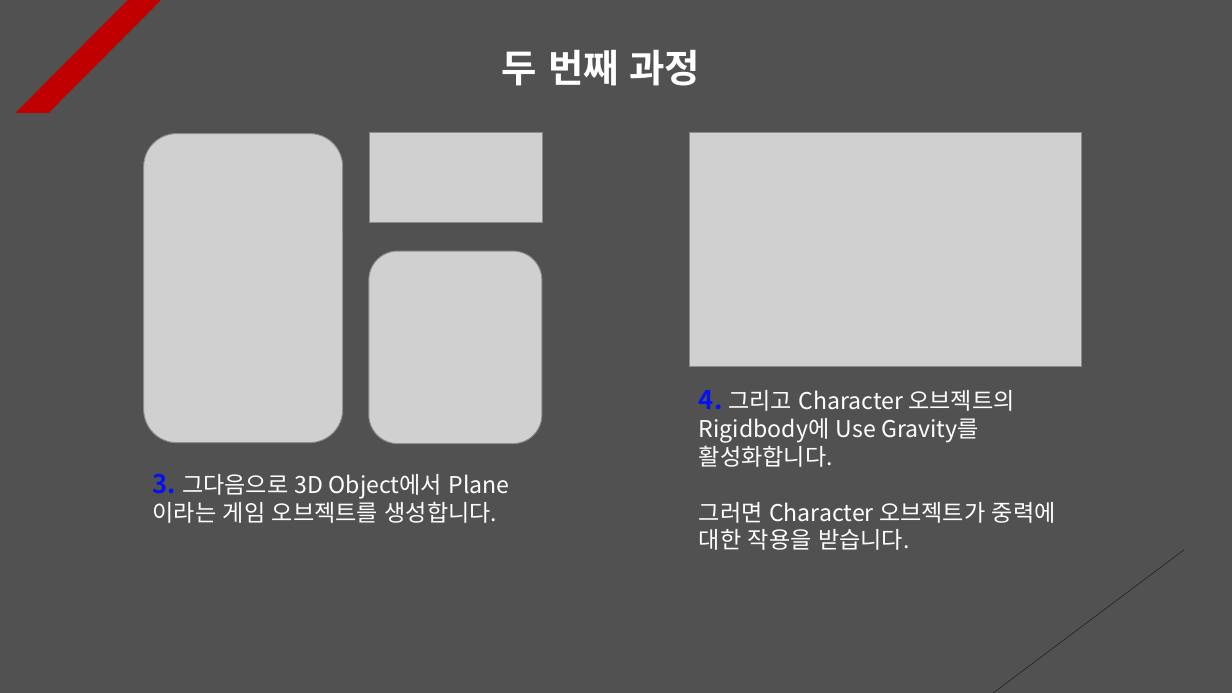
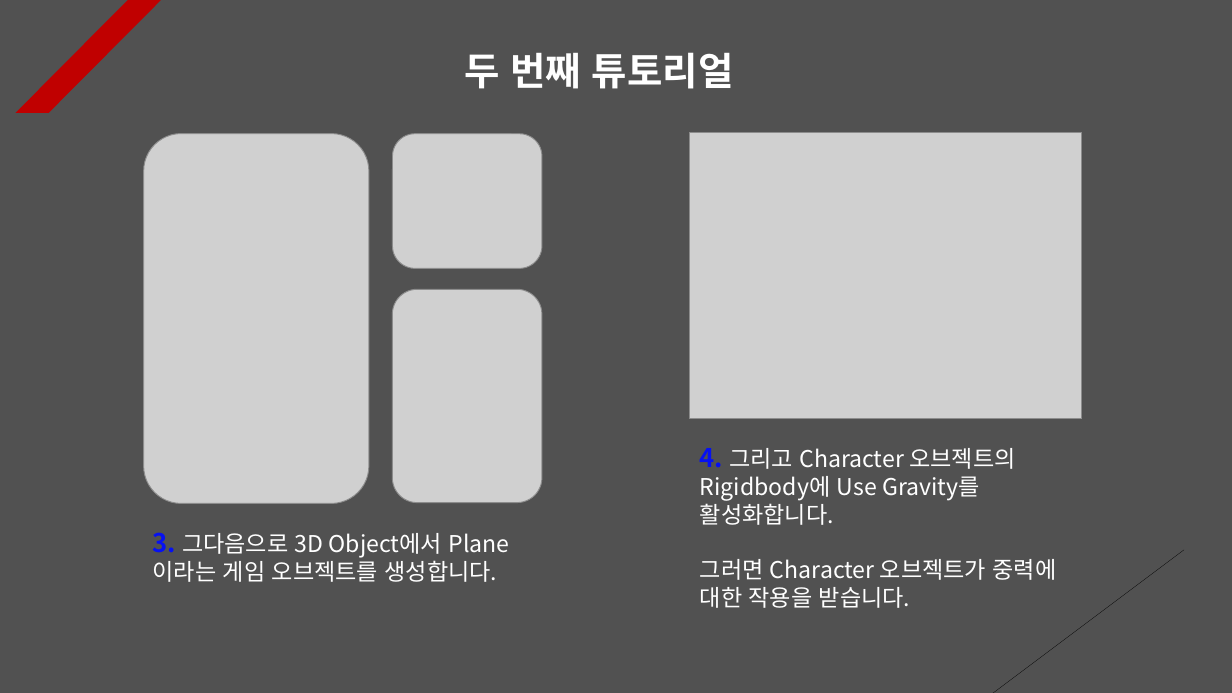
Before and after one commit to Unity2033/3D-UnityEngine, a slide deck: slide 2 of Assets/Class/Collision/PPT Data/Collision Example.pptx. Drawn at 1232x693 pixels with LibreOffice and Linux fonts; fonts in the diff are those of the drawing; grey boxes stand for pictures. Boxes give left, top, right and bottom in pixels: in the first picture for what was removed or moved away, otherwise in the second. Text is boxed around its words. In the diff, an @@ line names an element or a change of style, - is before the commit and + after.

```diff
--- a/Assets/Class/Collision/PPT Data/Collision Example.pptx
+++ b/Assets/Class/Collision/PPT Data/Collision Example.pptx
@@ text at (464,52,734,89): text changed @@
-두 번째 과정
+두 번째 튜토리얼
@@ picture: place and size @@
-picture at (143,134,342,444)
+picture at (143,134,369,504)
@@ picture: place and size @@
-picture at (370,133,543,223)
+picture at (393,134,543,269)
@@ picture: place and size @@
-picture at (689,133,1081,367)
+picture at (689,133,1081,420)
@@ picture: place and size @@
-picture at (369,251,542,444)
+picture at (393,289,543,503)
@@ text "4. 그리고 Character 오브젝트의 Rigidbody에 ...": place and size @@
-text "4. 그리고 Character 오브젝트의 Rigidbody에 ..." at (699,390,1056,550)
+text "4. 그리고 Character 오브젝트의 Rigidbody에 ..." at (700,448,1057,608)
@@ text "3. 그다음으로 3D Object에서 Plane이라는 ...": place and size @@
-text "3. 그다음으로 3D Object에서 Plane이라는 ..." at (153,473,498,523)
+text "3. 그다음으로 3D Object에서 Plane이라는 ..." at (153,532,498,582)
```
Also in this commit, not shown: 7 other slides changed, 1 slide removed, 28 other files.
